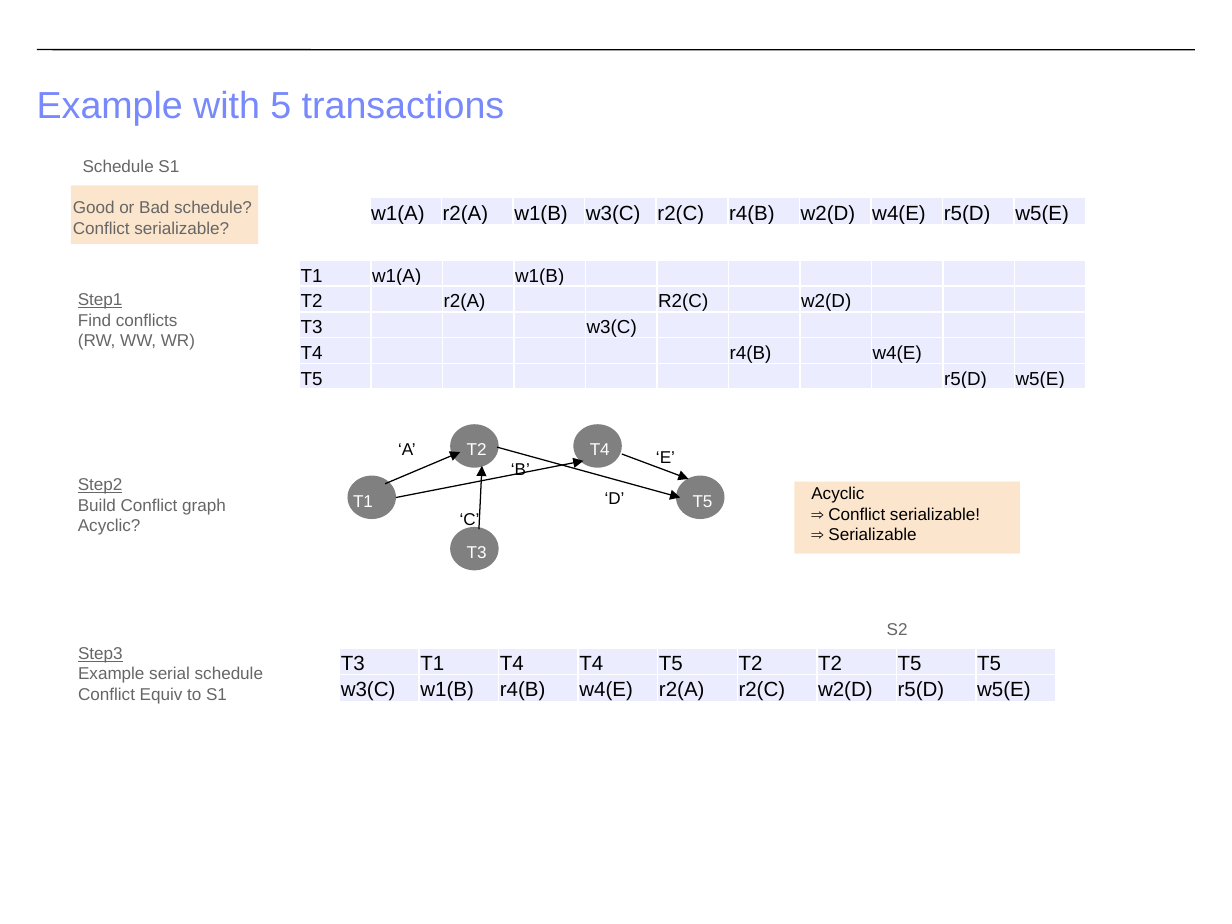
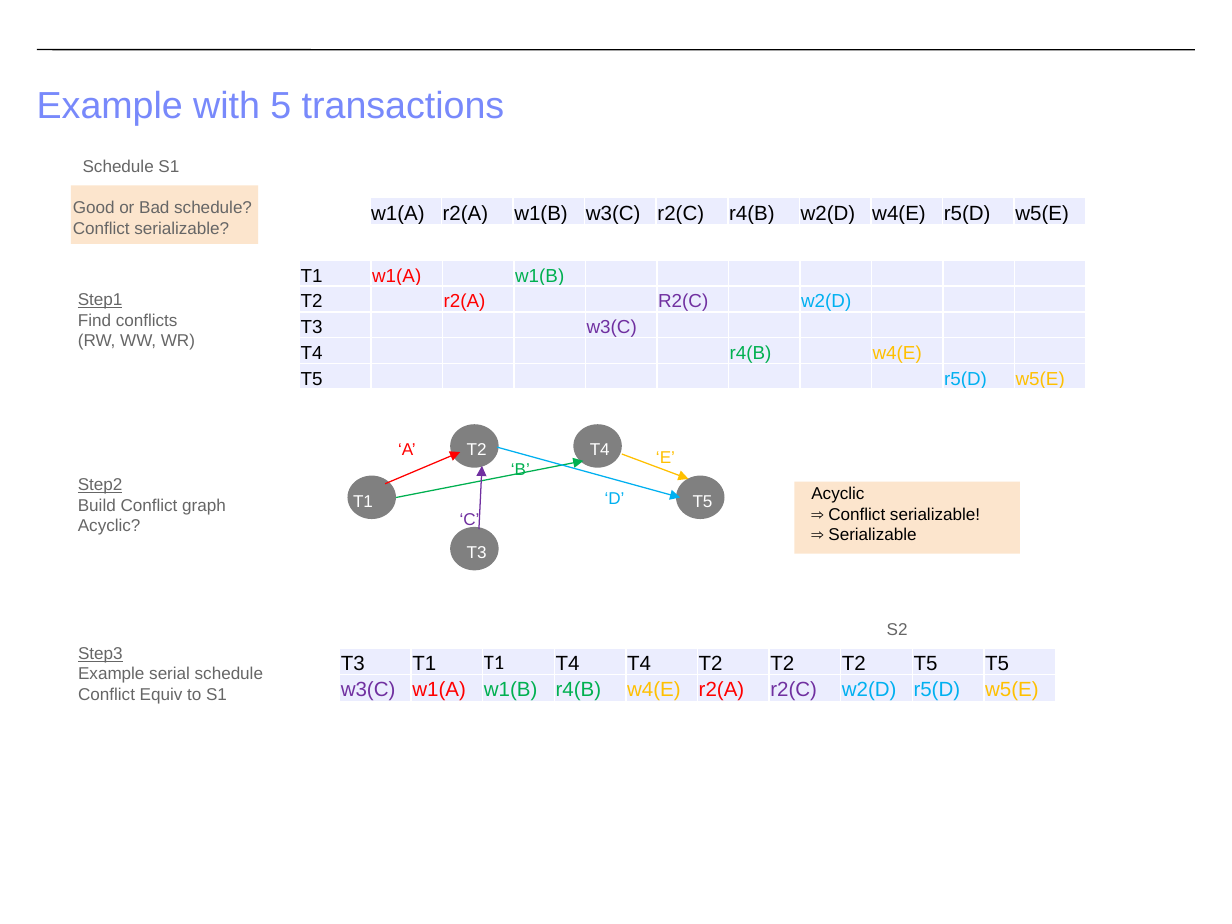
Before and after one commit to CS-W4121/cs-w4121.github.io, a slide deck: slide 79 of slides/Topic 3 - transactions and ACID.pptx (slide 75 before the commit). Drawn at 1232x924 pixels with LibreOffice and Linux fonts; fonts in the diff are those of the drawing. Boxes give left, top, right and bottom in pixels: in the first picture for what was removed or moved away, otherwise in the second. Text is boxed around its words. In the diff, an @@ line names an element or a change of style, - is before the commit and + after.

```diff
--- a/slides/Topic 3 - transactions and ACID.pptx
+++ b/slides/Topic 3 - transactions and ACID.pptx
@@ table at (299,260,1085,392) @@
@@ text colour #000000 to #FF0000 in "w1(A)", "r2(A)" @@
@@ text colour #000000 to #00B050 in "w1(B)", "r4(B)" @@
@@ text colour #000000 to #7030A0 in "R2(C)", "w3(C)" @@
@@ text colour #000000 to #00B0F0 in "w2(D)", "r5(D)" @@
@@ text colour #000000 to #FFC000 in "w4(E)", "w5(E)" @@
@@ text "‘A’" at (398,443,416,455): text colour #000000 to #FF0000 @@
@@ arrow (498, 447) - (680, 498): stroke #000000 0.75 pt to #00B0F0 0.75 pt @@
@@ text "‘E’" at (656,451,675,467): text colour #000000 to #FFC000 @@
@@ arrow (386, 484) - (461, 452): stroke #000000 0.75 pt to #FF0000 0.75 pt @@
@@ arrow (395, 498) - (584, 461): stroke #000000 0.75 pt to #00B050 0.75 pt @@
@@ arrow (479, 530) - (482, 466): stroke #000000 0.75 pt to #7030A0 0.75 pt @@
@@ text "‘B’" at (511,463,530,476): text colour #000000 to #00B050 @@
@@ arrow (622, 455) - (689, 479): stroke #000000 0.75 pt to #FFC000 0.75 pt @@
@@ text "‘C’" at (460,511,480,529): text colour #000000 to #7030A0 @@
@@ text "‘D’" at (605,492,625,504): text colour #000000 to #00B0F0 @@
@@ table at (340,648,1055,705) @@
+column 2: T1 | w1(A)
-column 6, row 1: T5
+column 6, row 1: T2
@@ table: place and size @@
-table at (340,648,1061,705)
+table at (340,648,1055,705)
```
Also in this commit, not shown: 4 other slides changed, 5 slides added.
